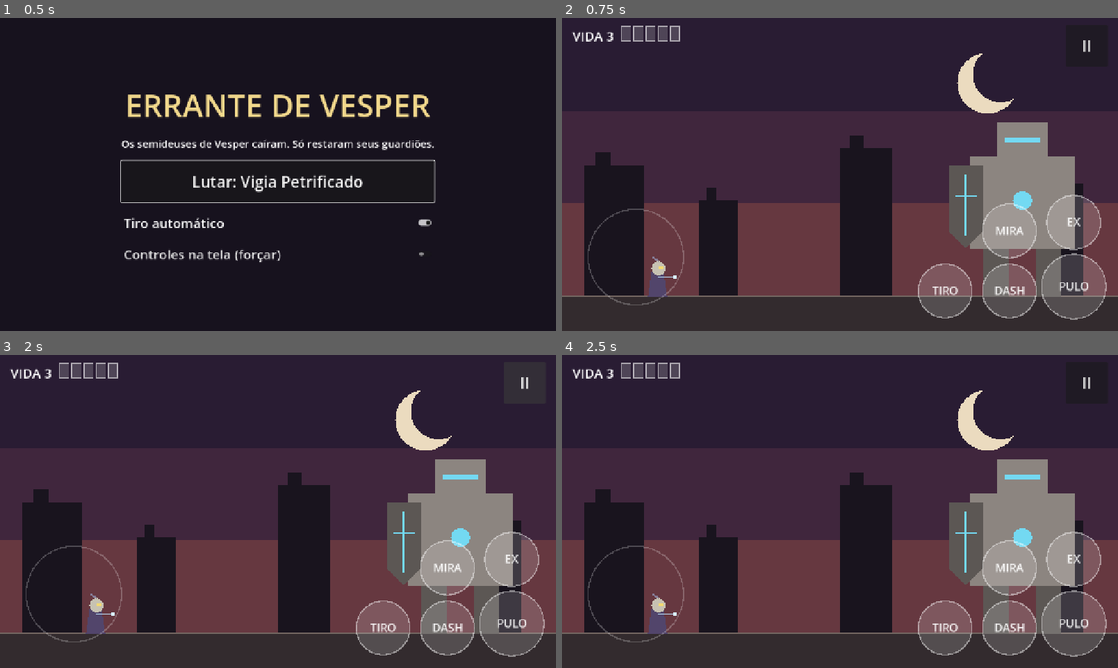
Above: before the commit, frames 1-4 (two rows, left to right).
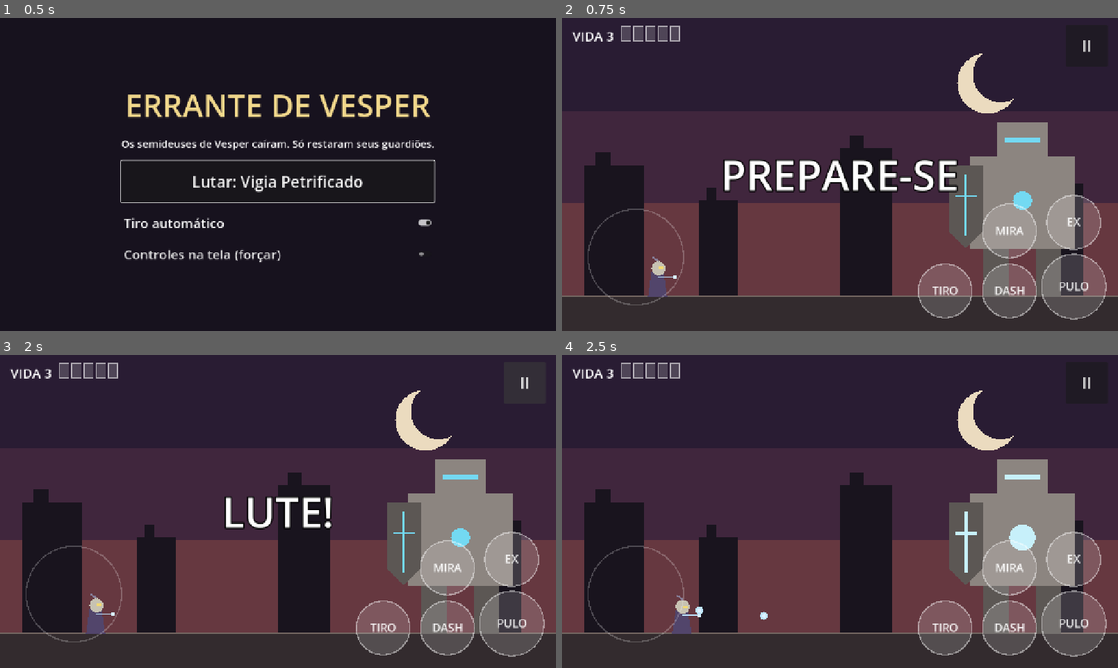
Above: after the commit, the same moments.

Repository: davix08/meu-game-studio.
Game: Godot game, scene res://src/ui/title/title_screen.tscn
Two runs of this game, one before a commit and one after it. Both use one fixed random seed, a clock stepped at 60 frames per second and the inputs below.
Inputs (mouse positions are in pixels of both pictures, inside the frame that each line leads up to):
- Up to frame 1 (0.5 s): no input
- Up to frame 2 (0.75 s): click "Lutar: Vigia Petrificado" at 0.5 s
- Up to frame 3 (2 s): click "II" at 1.25 s
- Up to frame 4 (2.5 s): move the mouse to (962, 495) at 2.02 s; hold D (move_right) from 2.03 s (still down); tap Shift (dash) at 2.1 s; click (962, 495) at 2.17 s; tap Space (jump) at 2.27 s

Frame 1 is identical in both runs. In frame 2, 2.5% of the frame differs, in the area x 29-72%, y 45-56%; in frame 3, 1.0%; in frame 4, 1.2%.
Error before the commit: Parse Error: Member "gravity" redefined (original in native class 'Area2D') (res://src/combat/projectile.gd:17)

Commit message:
fix: rename Projectile.gravity to fall_acceleration
Area2D already defines a native 'gravity' property, so redeclaring it
was a parser error that stopped the game from starting.

Design: design/game-brief.md

Co-Authored-By: Claude Opus 5.5 <noreply@anthropic.com>
Claude-Session: https://claude.ai/code/session_01Ty7beYKeSHPMM4GN8roSXr

Diff:
--- a/src/bosses/base/boss.gd
+++ b/src/bosses/base/boss.gd
@@ -125,10 +125,10 @@
 # --- Helpers for subclasses ------------------------------------------------
 
 ## Spawns an enemy projectile. Every Nth one of the phase is parryable.
-func spawn_projectile(start: Vector2, velocity: Vector2, radius: float, color: Color, gravity: float = 0.0) -> Projectile:
+func spawn_projectile(start: Vector2, velocity: Vector2, radius: float, color: Color, fall_acceleration: float = 0.0) -> Projectile:
 	var p := Projectile.new().setup(false, start, velocity * current_phase().projectile_speed_scale,
 			data.projectile_damage, radius, color)
-	p.gravity = gravity
+	p.fall_acceleration = fall_acceleration
 	p.lifetime = 6.0
 	p.floor_y = floor_y + radius
 	_projectile_counter += 1
--- a/src/combat/projectile.gd
+++ b/src/combat/projectile.gd
@@ -14,7 +14,7 @@
 ## Units per second.
 var velocity: Vector2 = Vector2.ZERO
 ## Downward acceleration (0 = straight line).
-var gravity: float = 0.0
+var fall_acceleration: float = 0.0
 ## Seconds before the projectile frees itself.
 var lifetime: float = 3.0
 ## Can be parried by the player.
@@ -63,7 +63,7 @@
 
 
 func _physics_process(delta: float) -> void:
-	velocity.y += gravity * delta
+	velocity.y += fall_acceleration * delta
 	global_position += velocity * delta
 	_age += delta
 	if _age >= lifetime or global_position.y >= floor_y:
